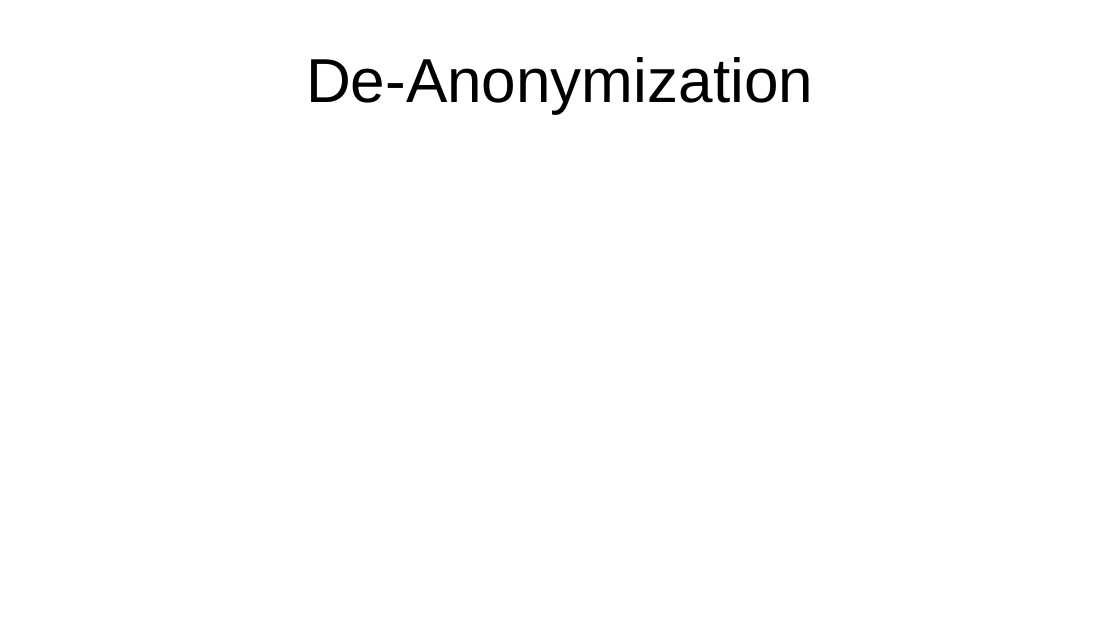
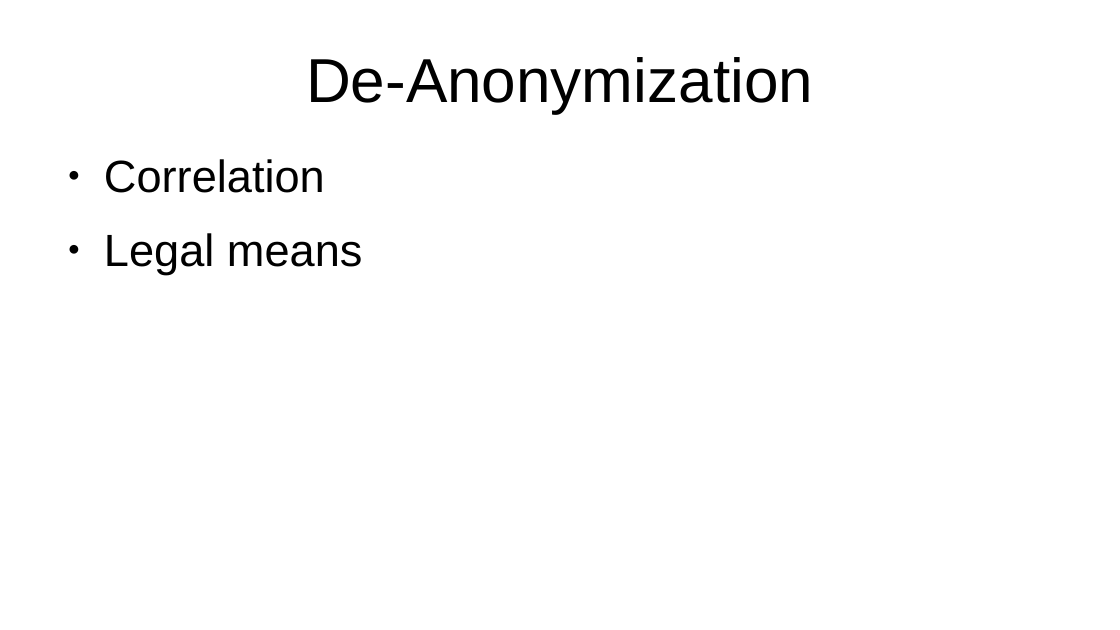
Before and after one commit to certtools/defo-security-analysis, a slide deck: slide 15 of stammtisch/presentation.odp (slide 20 before the commit). Drawn at 1120x630 pixels with LibreOffice and Linux fonts; fonts in the diff are those of the drawing. Boxes give left, top, right and bottom in pixels: in the first picture for what was removed or moved away, otherwise in the second. Text is boxed around its words. In the diff, an @@ line names an element or a change of style, - is before the commit and + after.

```diff
--- a/stammtisch/presentation.odp
+++ b/stammtisch/presentation.odp
@@ text added at box(104, 159, 363, 275), 32 pt, text #000000 @@
+● Correlation
+● Legal means
```
Also in this commit, not shown: 4 other slides changed, 5 slides added, 13 slides removed, 1 other file.
